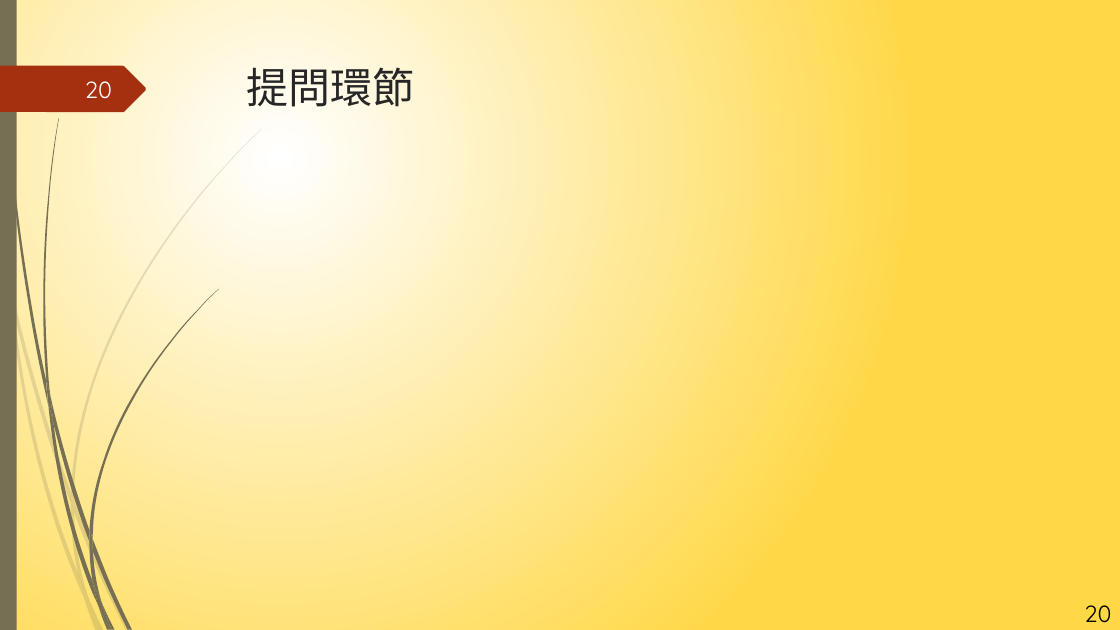
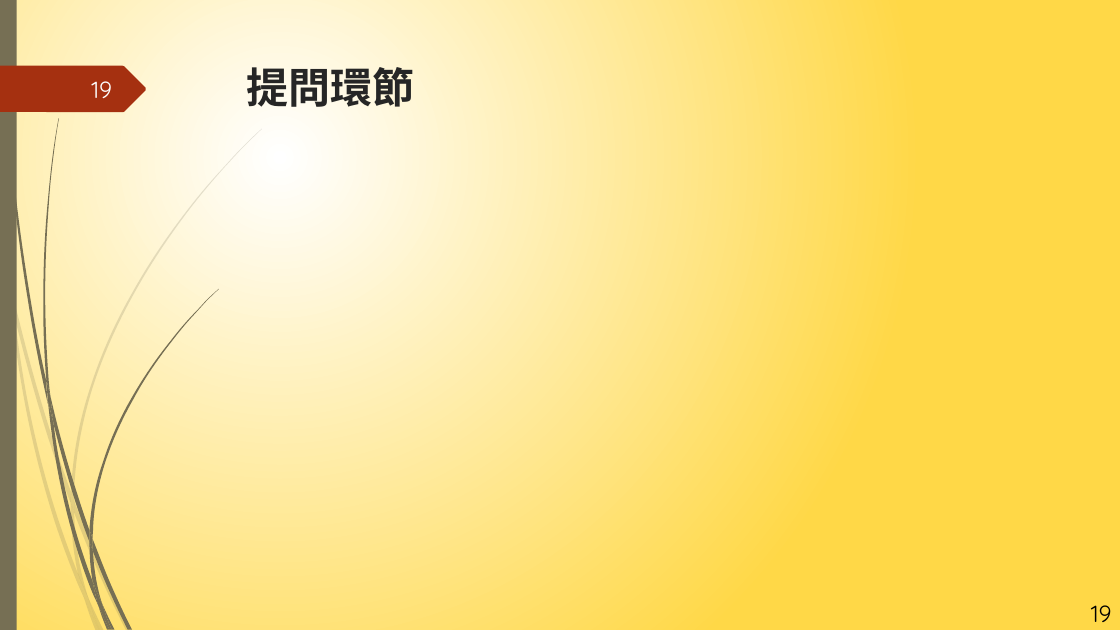
Before and after one commit to NIUWCSP/OTSM, a slide deck: slide 19 of report/以SDR實現OTSM通訊技術.pptx (slide 20 before the commit). Drawn at 1120x630 pixels with LibreOffice and Linux fonts; fonts in the diff are those of the drawing. Boxes give left, top, right and bottom in pixels: in the first picture for what was removed or moved away, otherwise in the second. Text is boxed around its words. In the diff, an @@ line names an element or a change of style, - is before the commit and + after.

```diff
--- a/report/以SDR實現OTSM通訊技術.pptx
+++ b/report/以SDR實現OTSM通訊技術.pptx
@@ title "提問環節" at (x1=247, y1=67, x2=415, y2=107): font Quicksand to Noto Sans CJK JP, bold on @@
@@ page number at (x1=91, y1=81, x2=112, y2=98): text changed @@
-20
+19
@@ page number at (x1=1091, y1=605, x2=1112, y2=622): text changed @@
-20
+19
```
Also in this commit, not shown: 17 other slides changed, 1 slide removed.
